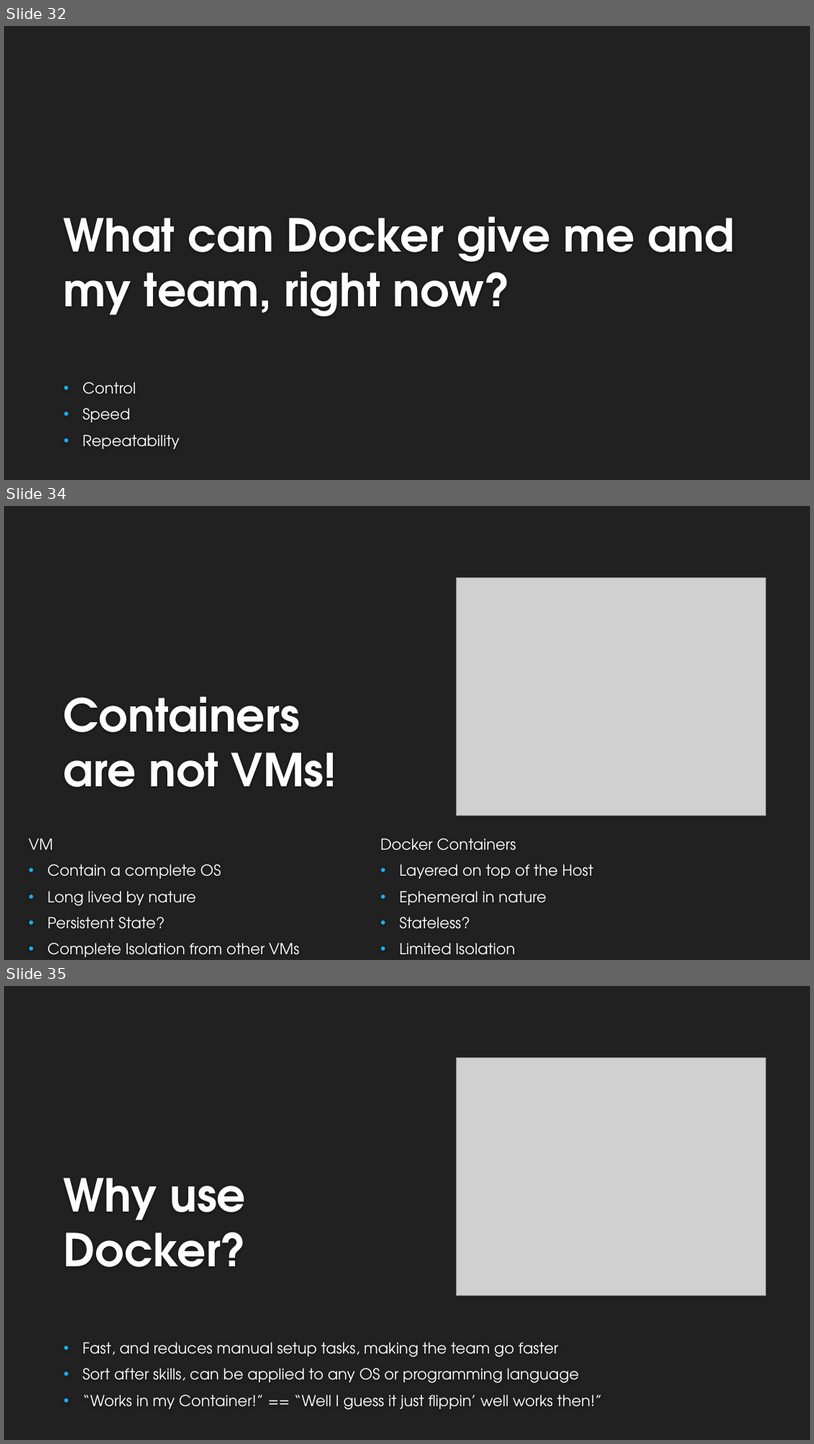
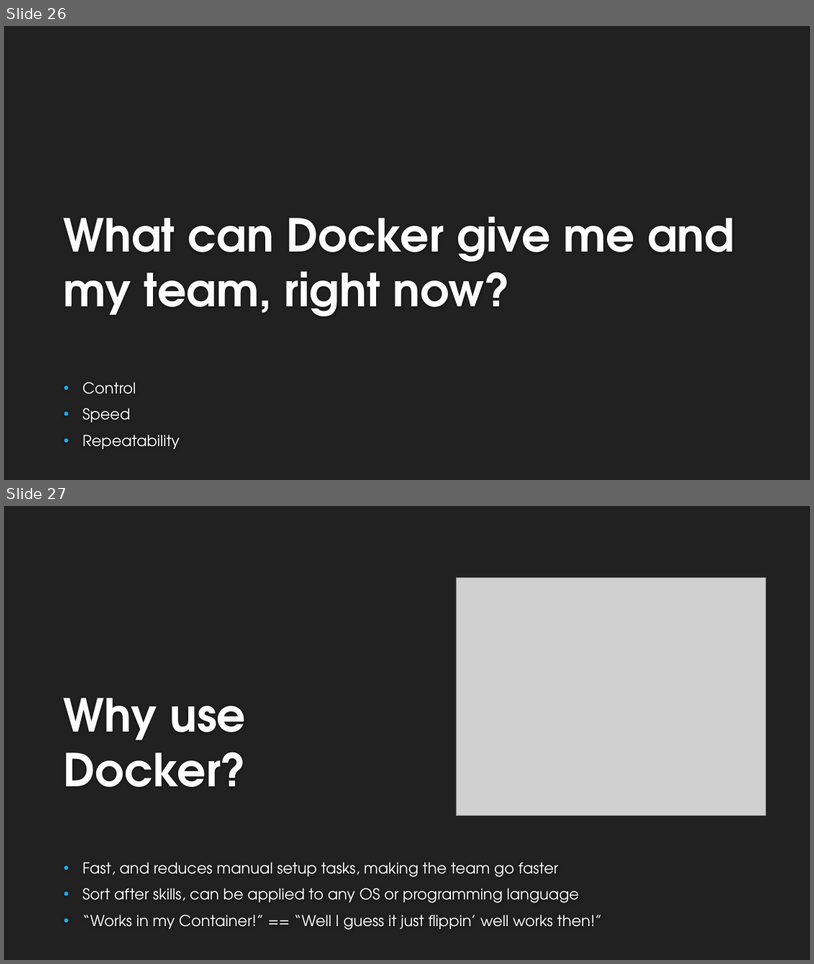
Before and after one commit to dcook-net/DockerisingDotNetAppsTalk, a slide deck: Dockerising .Net Applications v2.pptx. Shown one above the other, each under a label of ours: slides 32, 34 and 35 before the commit, slides 26 and 27 after it; the slides between them are not shown. The pictures are 814x1444 and 814x964 pixels, drawn with LibreOffice and Linux fonts; fonts in the diff are those of the drawing; grey boxes stand for pictures; background and template pictures are left out. Boxes give left, top, right and bottom in pixels: in the first picture for what was removed or moved away, otherwise in the second. Text is boxed around its words. In the diff, an @@ line names an element or a change of style, - is before the commit and + after.

```diff
--- a/Dockerising .Net Applications v2.pptx
+++ b/Dockerising .Net Applications v2.pptx
@@ slide 34 removed at <box>4,506,810,960</box>, background #212121 @@
@@ picture removed at <box>456,577,766,816</box> @@
@@ title removed at <box>64,696,337,787</box> @@
-Containers
-are not VMs!
@@ subtitle removed at <box>28,838,299,957</box> @@
-VM
-• Contain a complete OS
-• Long lived by nature
-• Persistent State?
-• Complete Isolation from other VMs
@@ text removed at <box>381,838,594,955</box> @@
-Docker Containers
-• Layered on top of the Host
-• Ephemeral in nature
-• Stateless?
-• Limited Isolation
@@ what was slide 32 is now slide 26 @@
@@ what was slide 35 is now slide 27 @@
```
Also in this commit, not shown: 3 slides changed, 9 slides added, 12 other slides removed, 16 other files.
